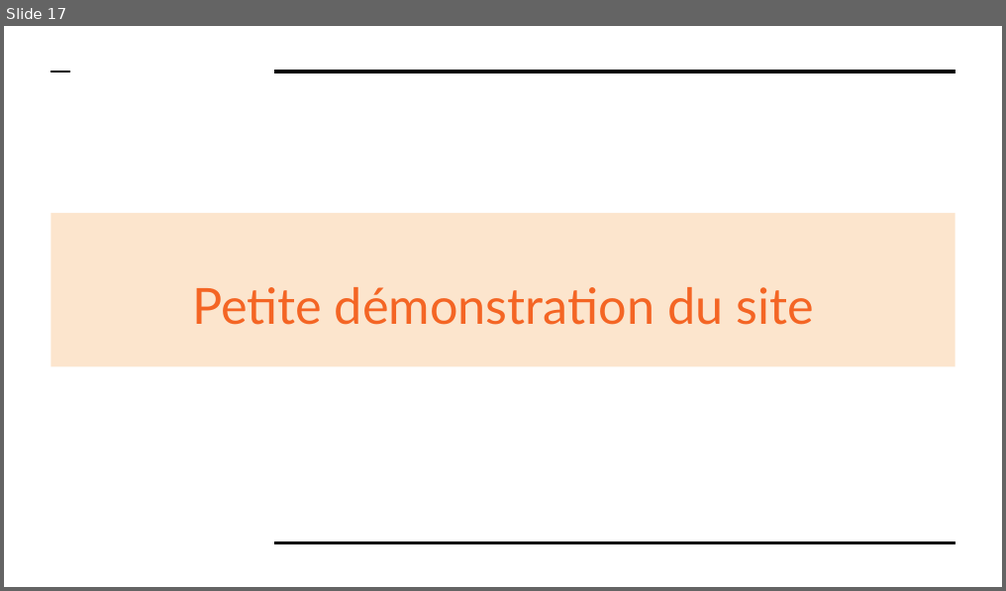
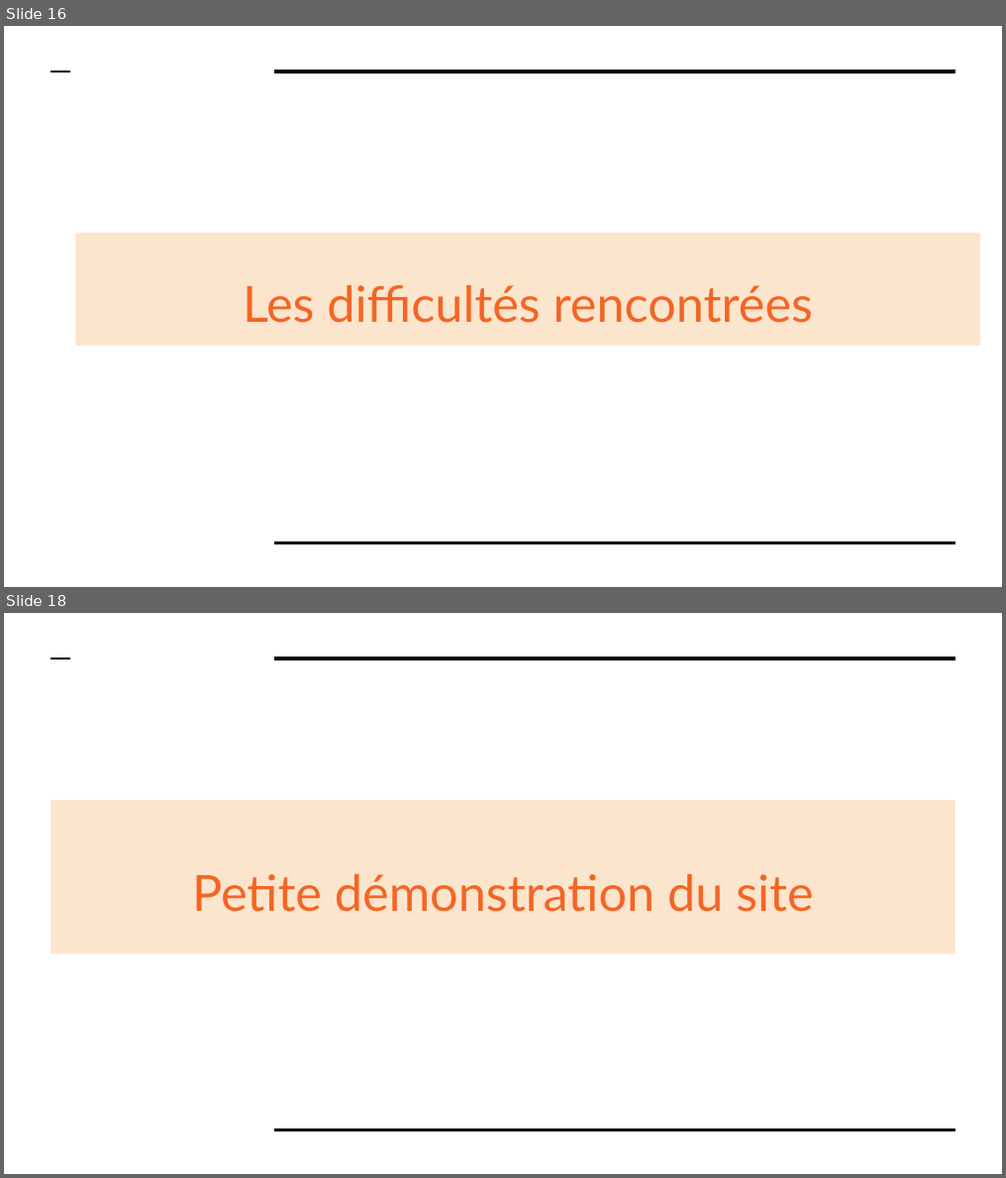
Before and after one commit to massinissa44/Projet-04-blog-pour-un-crivain-, a slide deck: P4_04_Presentation.pptx. Shown one above the other, each under a label of ours: slide 17 before the commit, slides 16 and 18 after it; the slides between them are not shown. The pictures are 1006x591 and 1006x1178 pixels, drawn with LibreOffice and Linux fonts; fonts in the diff are those of the drawing. Boxes give left, top, right and bottom in pixels: in the first picture for what was removed or moved away, otherwise in the second. Text is boxed around its words. In the diff, an @@ line names an element or a change of style, - is before the commit and + after.

```diff
--- a/P4_04_Presentation.pptx
+++ b/P4_04_Presentation.pptx
@@ slide 16 added at (4,26,1002,587), background #FFFFFF; not listed: 3 template elements that a slide beside it also shows @@
@@ title added at (76,233,980,346), fill #FCE5CD, 36 pt, text #F46524 @@
+Les difficultés rencontrées
@@ what was slide 17 is now slide 18 @@
```
Also in this commit, not shown: 3 slides changed, 12 other slides added, 15 slides removed, 15 other files.
